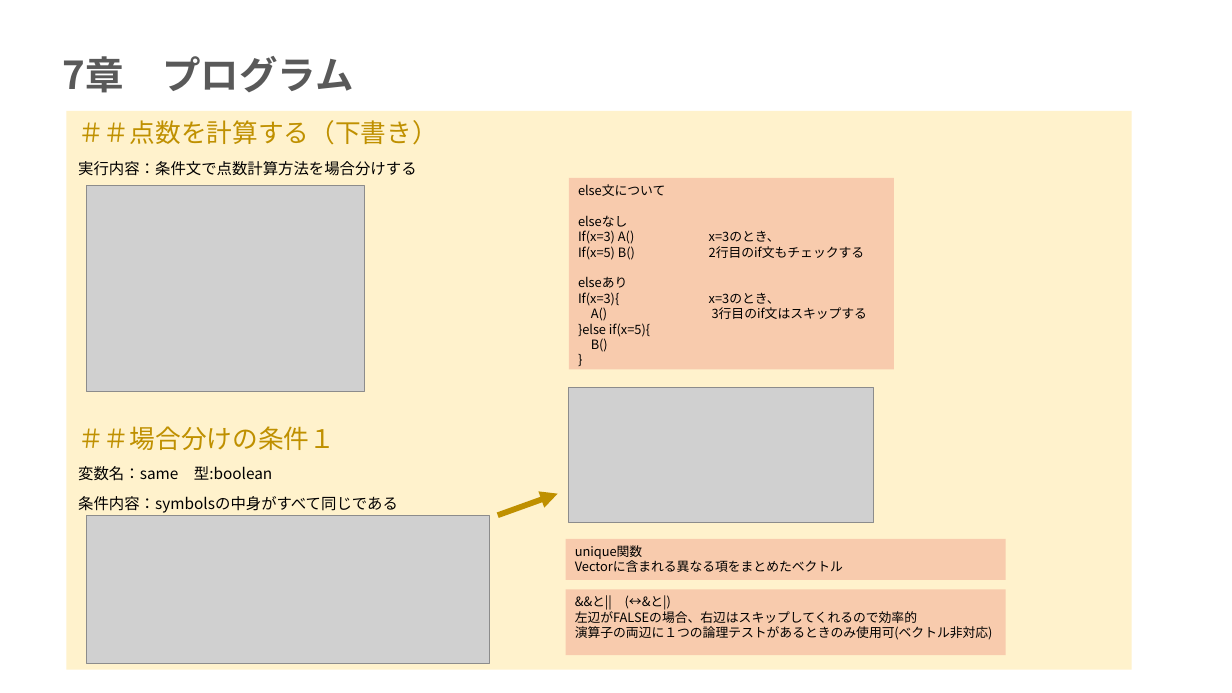
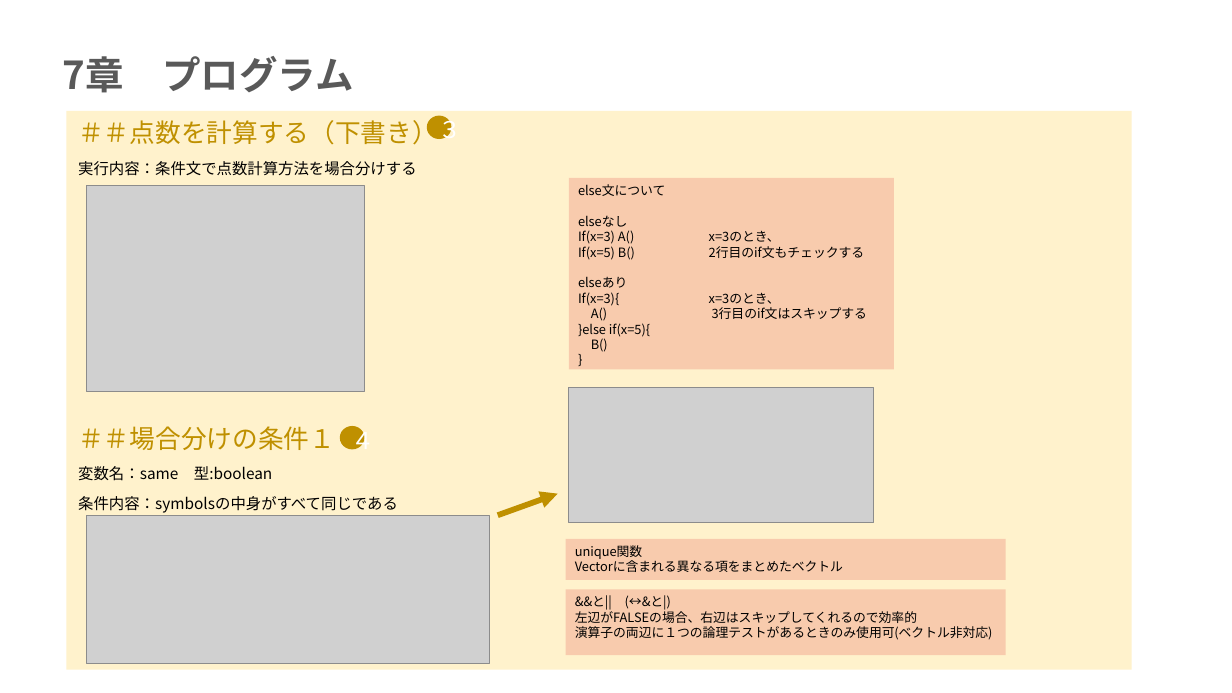
Before and after one commit to mei-517/r-practice-part3, a slide deck: slide 4 of 永井芽衣_Rpart3.pptx. Drawn at 1232x693 pixels with LibreOffice and Linux fonts; fonts in the diff are those of the drawing; grey boxes stand for pictures. Boxes give left, top, right and bottom in pixels: in the first picture for what was removed or moved away, otherwise in the second. Text is boxed around its words. In the diff, an @@ line names an element or a change of style, - is before the commit and + after.

```diff
--- a/永井芽衣_Rpart3.pptx
+++ b/永井芽衣_Rpart3.pptx
@@ ellipse added at [427,116,452,139], fill #BF9000, 18 pt, text #FFFFFF @@
+３
@@ ellipse added at [340,426,365,449], fill #BF9000, 18 pt, text #FFFFFF @@
+４
```
Also in this commit, not shown: 3 other slides changed, 14 slides added, 1 other file.
